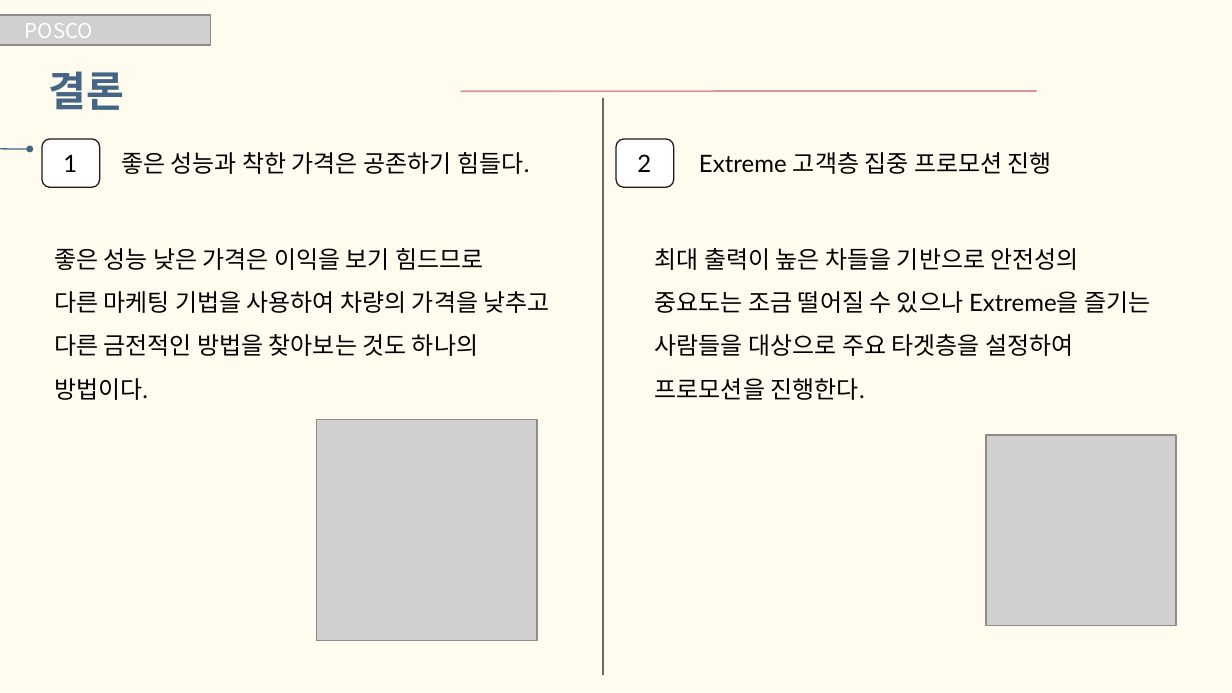
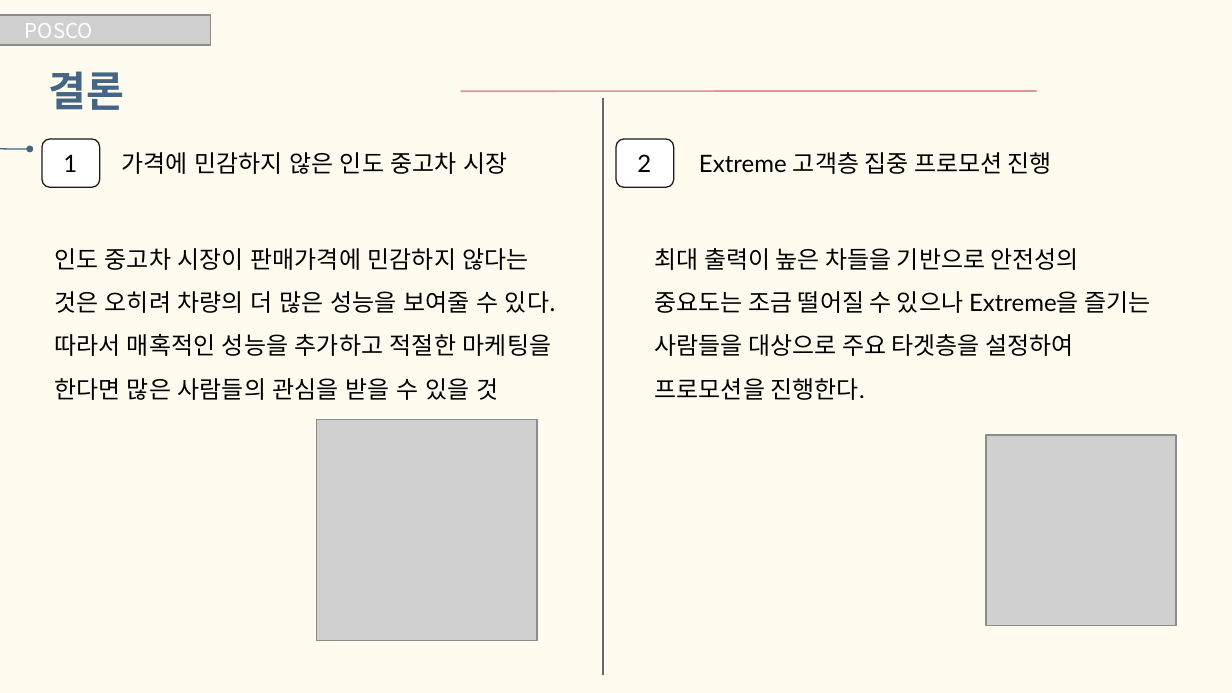
Before and after one commit to jeongbinpark123/Portfolio, a slide deck: slide 33 of 인도중고차시장분석/인도 중고차 시장 분석.pptx. Drawn at 1232x693 pixels with LibreOffice and Linux fonts; fonts in the diff are those of the drawing; grey boxes stand for pictures. Boxes give left, top, right and bottom in pixels: in the first picture for what was removed or moved away, otherwise in the second. Text is boxed around its words. In the diff, an @@ line names an element or a change of style, - is before the commit and + after.

```diff
--- a/인도중고차시장분석/인도 중고차 시장 분석.pptx
+++ b/인도중고차시장분석/인도 중고차 시장 분석.pptx
@@ text at (x1=121, y1=152, x2=508, y2=174): text changed; font Lato to Noto Sans CJK JP @@
-좋은 성능과 착한 가격은 공존하기 힘들다.
+가격에 민감하지 않은 인도 중고차 시장
@@ text at (x1=54, y1=248, x2=557, y2=400): text changed; font Lato to Noto Sans CJK JP @@
-좋은 성능 낮은 가격은 이익을 보기 힘드므로
-다른 마케팅 기법을 사용하여 차량의 가격을 낮추고 다른 금전적인 방법을 찾아보는 것도 하나의 방법이다.
+인도 중고차 시장이 판매가격에 민감하지 않다는 것은 오히려 차량의 더 많은 성능을 보여줄 수 있다. 따라서 매혹적인 성능을 추가하고 적절한 마케팅을 한다면 많은 사람들의 관심을 받을 수 있을 것
```
Also in this commit, not shown: 12 other slides changed.
